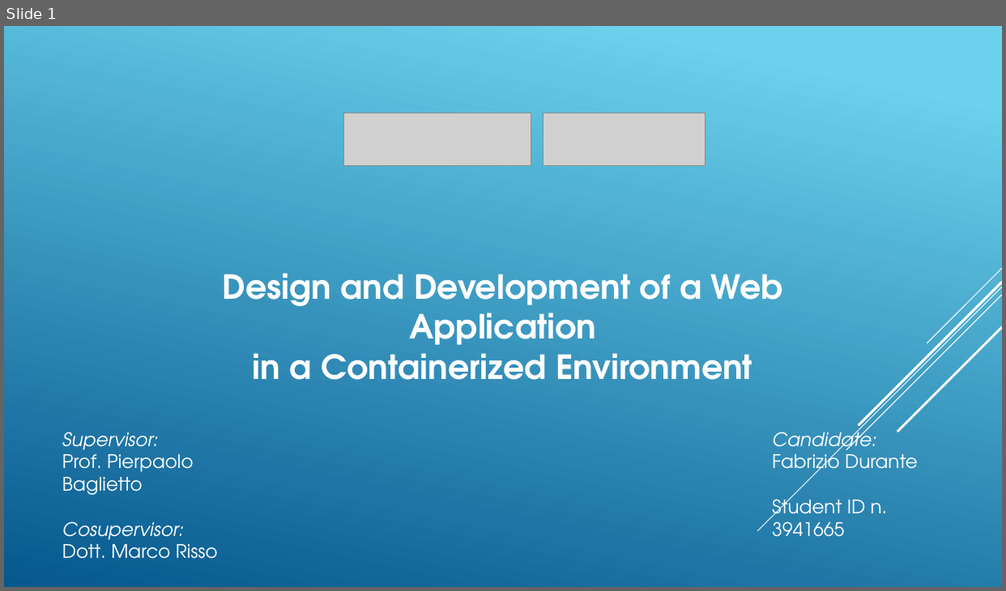
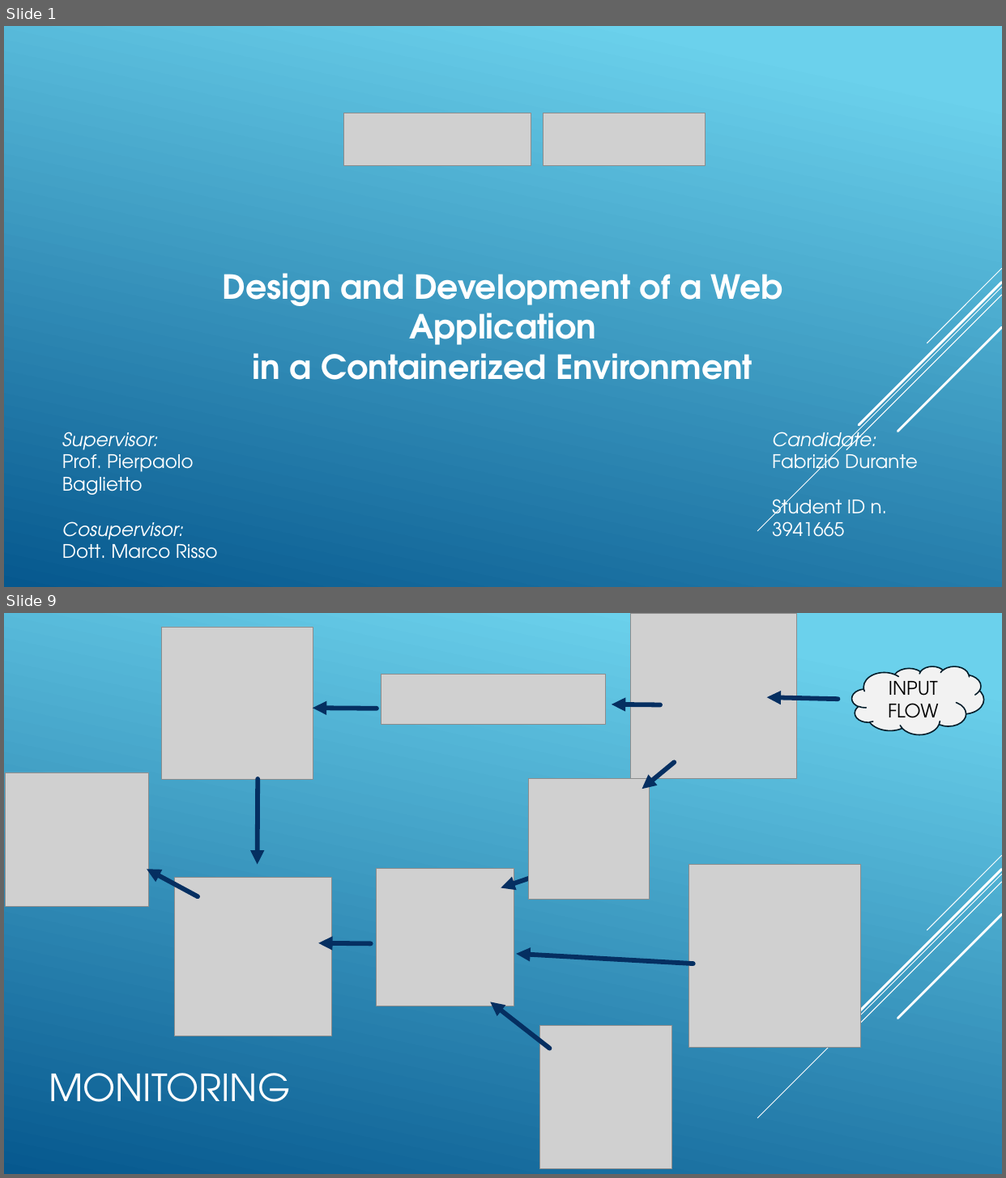
Before and after one commit to Durante94/Tesi, a slide deck: docs/Durante.pptx. Shown one above the other, each under a label of ours: slide 1 before the commit, slides 1 and 9 after it; the slides between them are not shown. The pictures are 1006x591 and 1006x1178 pixels, drawn with LibreOffice and Linux fonts; fonts in the diff are those of the drawing; grey boxes stand for pictures. Boxes give left, top, right and bottom in pixels: in the first picture for what was removed or moved away, otherwise in the second. Text is boxed around its words. In the diff, an @@ line names an element or a change of style, - is before the commit and + after.

```diff
--- a/docs/Durante.pptx
+++ b/docs/Durante.pptx
@@ slide 9 added at (4, 613, 1002, 1174), background gradient #6ED2EB to #06588E; not listed: 5 template elements that a slide beside it also shows @@
@@ picture added at (162, 627, 313, 779) @@
@@ picture added at (631, 613, 796, 778) @@
@@ picture added at (381, 675, 606, 725) @@
@@ cloud added at (852, 666, 984, 735), fill #F2F2F2, outline #021E2B 1.25 pt, 18 pt, text #000000 @@
+INPUT FLOW
@@ arrow added from (377, 709) to (313, 708), #052F61 4.5 pt @@
@@ arrow added from (661, 705) to (612, 705), #052F61 4.5 pt @@
@@ arrow added from (838, 699) to (767, 697), #052F61 4.5 pt @@
@@ picture added at (6, 773, 149, 906) @@
@@ arrow added from (258, 779) to (257, 865), #052F61 4.5 pt @@
@@ picture added at (529, 779, 650, 900) @@
@@ arrow added from (674, 763) to (641, 789), #052F61 4.5 pt @@
@@ arrow added from (198, 897) to (147, 869), #052F61 4.5 pt @@
@@ picture added at (174, 878, 331, 1037) @@
@@ picture added at (377, 868, 514, 1006) @@
@@ arrow added from (531, 878) to (501, 888), #052F61 4.5 pt @@
@@ picture added at (689, 865, 860, 1047) @@
@@ arrow added from (371, 944) to (318, 943), #052F61 4.5 pt @@
@@ arrow added from (693, 964) to (516, 954), #052F61 4.5 pt @@
@@ arrow added from (550, 1049) to (491, 1003), #052F61 4.5 pt @@
@@ picture added at (540, 1025, 671, 1169) @@
@@ title added at (49, 1073, 291, 1102), 36 pt, text #FFFFFF @@
+MONITORING
```
Also in this commit, not shown: 9 other slides added, 1 slide removed, 1 other file.
